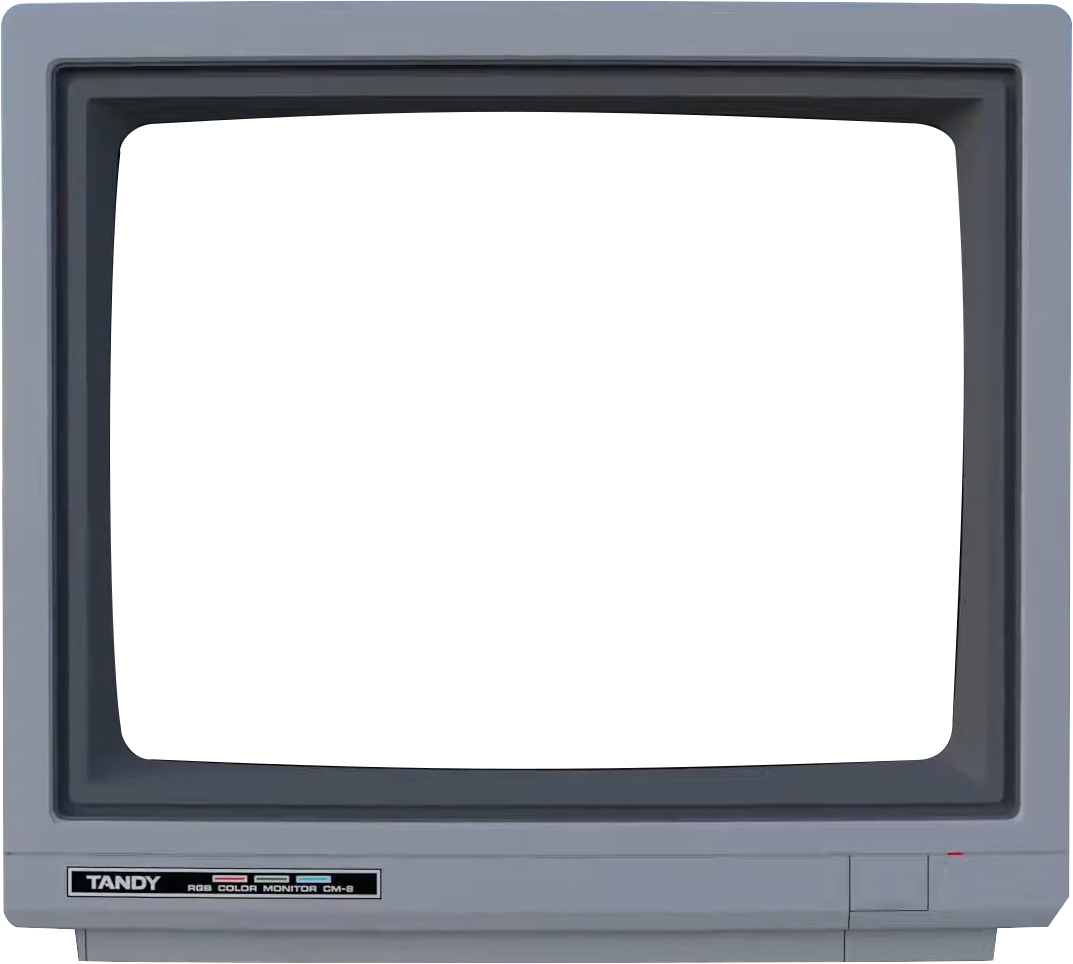
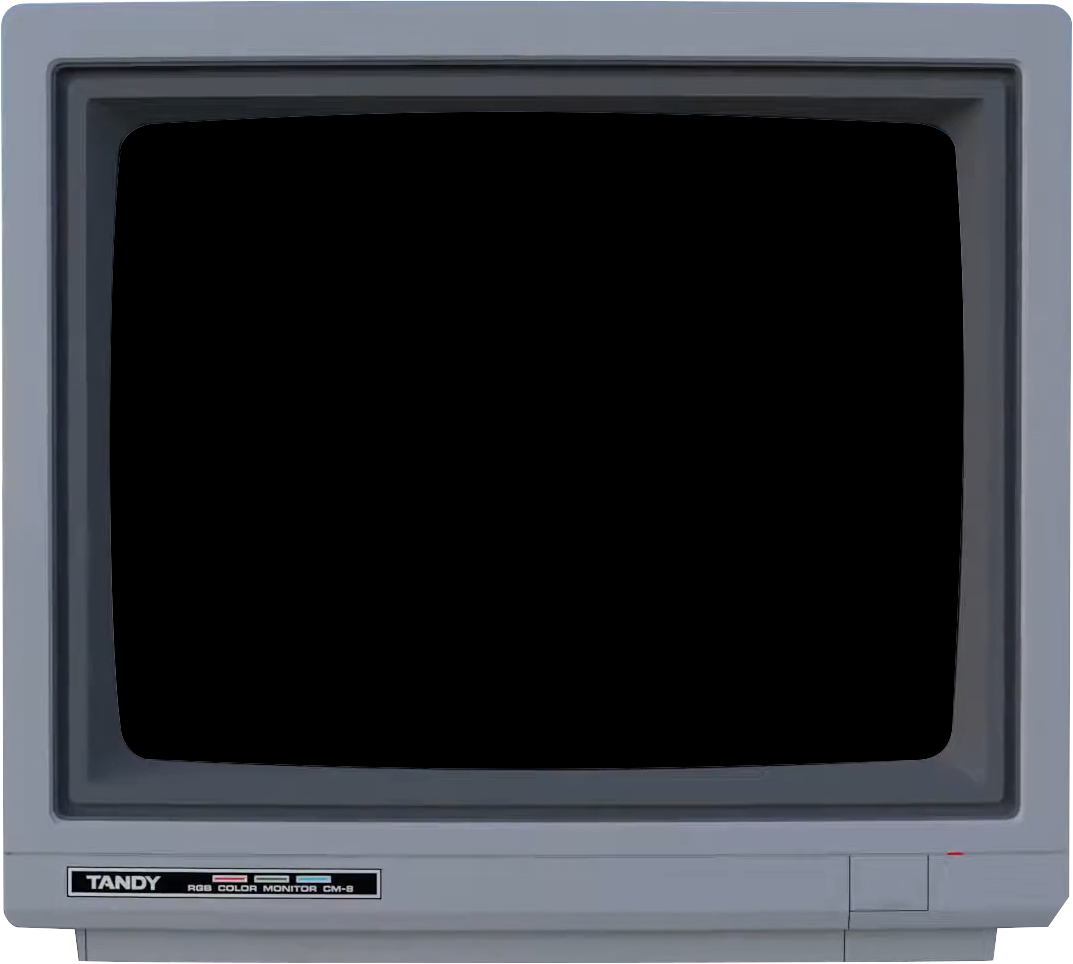
Two versions of the same layered image (1073 x 964). Layer-by-layer changes:
showed "cm8_bezel.png copy", painted on it over [110, 111, 964, 769]